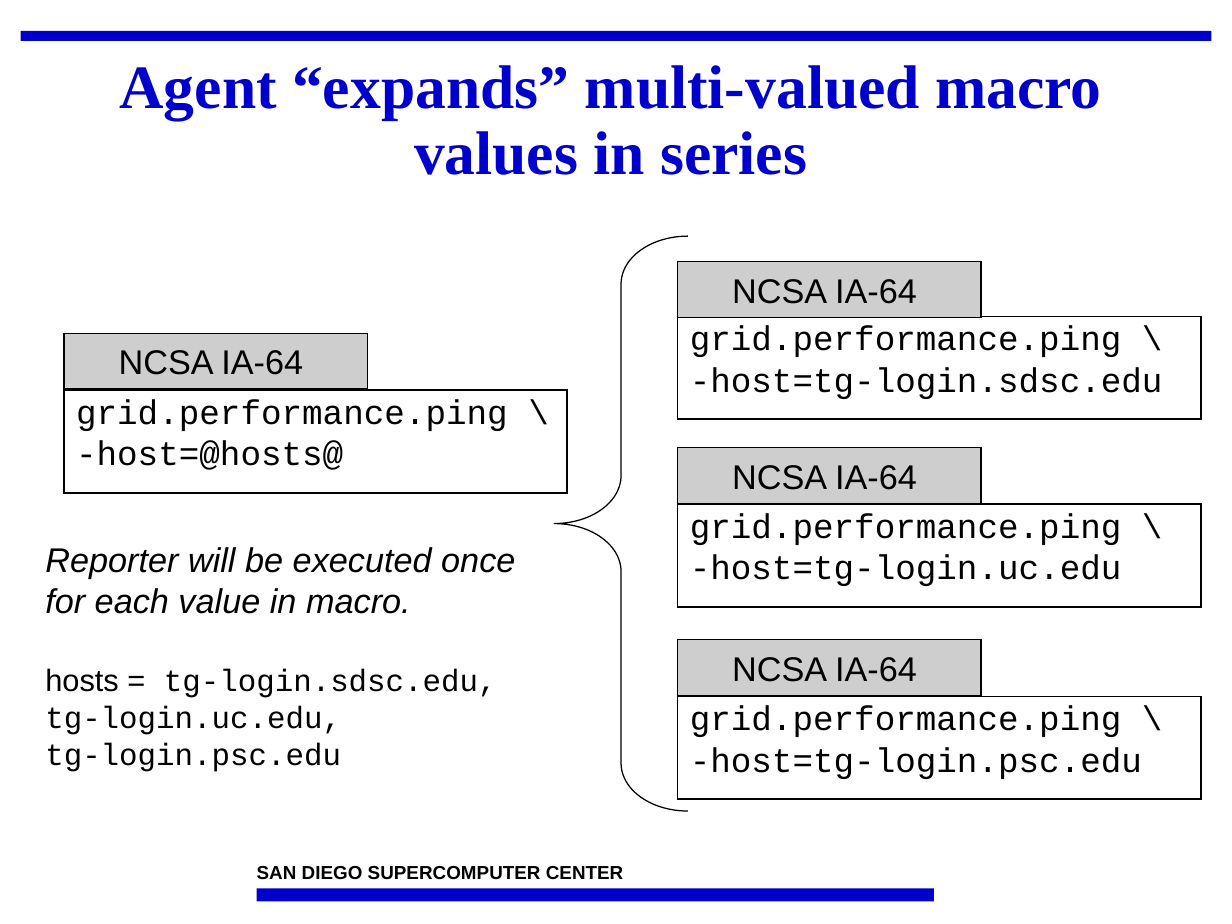
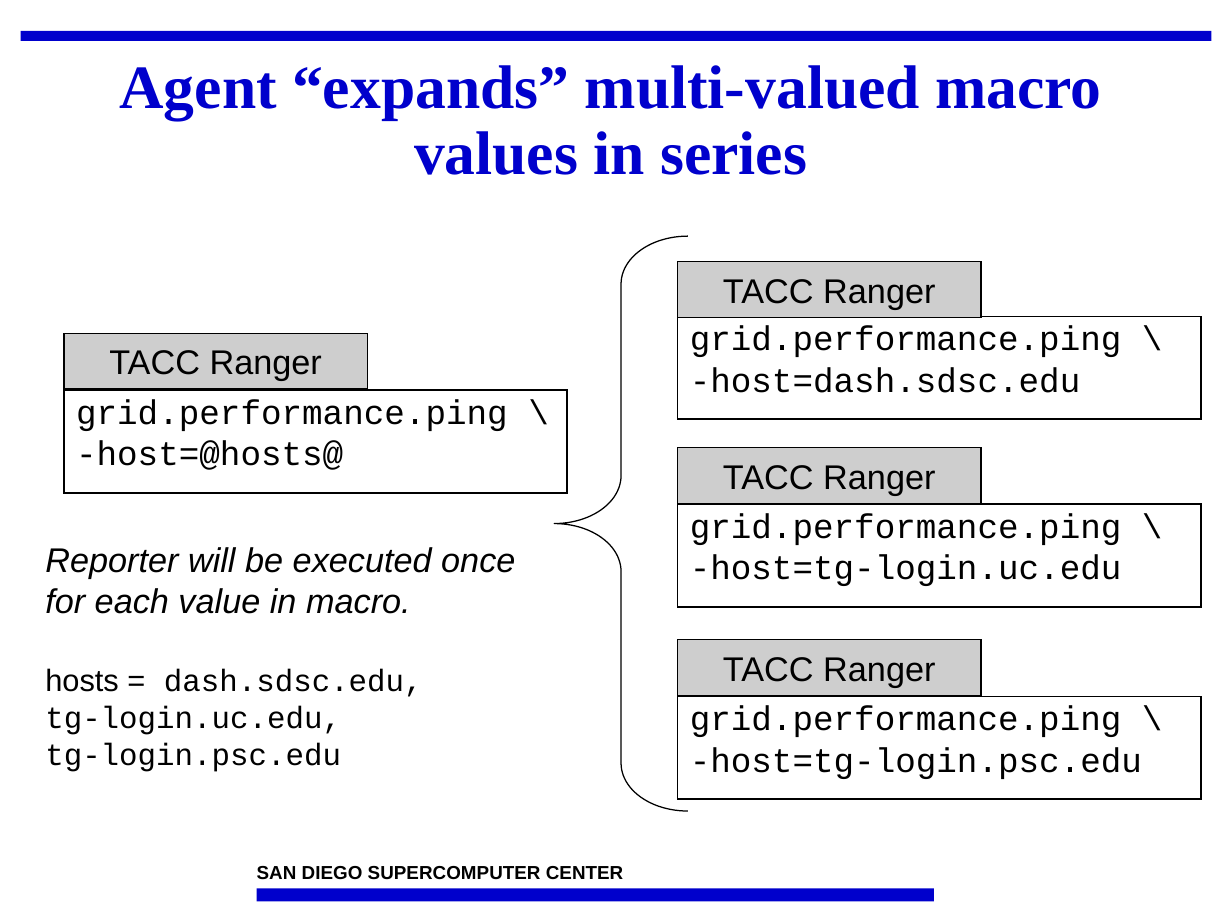
Before and after one commit to IncaProject/inca-xsede, a slide deck: slide 16 of talks/2010/2010workshop/control.pptx. Drawn at 1232x924 pixels with LibreOffice and Linux fonts; fonts in the diff are those of the drawing; background and template pictures are left out. Boxes give left, top, right and bottom in pixels: in the first picture for what was removed or moved away, otherwise in the second. Text is boxed around its words. In the diff, an @@ line names an element or a change of style, - is before the commit and + after.

```diff
--- a/talks/2010/2010workshop/control.pptx
+++ b/talks/2010/2010workshop/control.pptx
@@ text in rectangle at [723, 279, 935, 309]: text changed @@
-NCSA IA-64
+TACC Ranger
@@ text in rectangle at [109, 350, 322, 381]: text changed @@
-NCSA IA-64
+TACC Ranger
@@ text in rectangle at [690, 367, 1081, 393]: text changed @@
--host=tg-login.sdsc.edu
+-host=dash.sdsc.edu
@@ text in rectangle at [723, 465, 935, 495]: text changed @@
-NCSA IA-64
+TACC Ranger
@@ text in rectangle at [723, 657, 935, 687]: text changed @@
-NCSA IA-64
+TACC Ranger
@@ text at [45, 668, 423, 772]: text changed @@
-hosts = tg-login.sdsc.edu,
-tg-login.uc.edu,
-tg-login.psc.edu
+hosts = dash.sdsc.edu,
+tg-login.uc.edu,
+tg-login.psc.edu
```
Also in this commit, not shown: 9 other slides changed.
